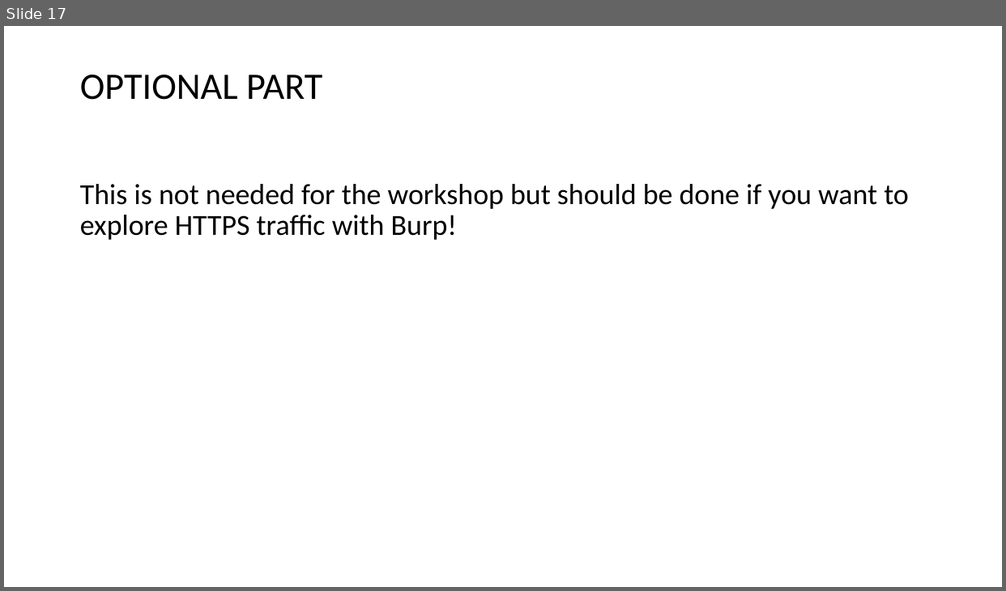
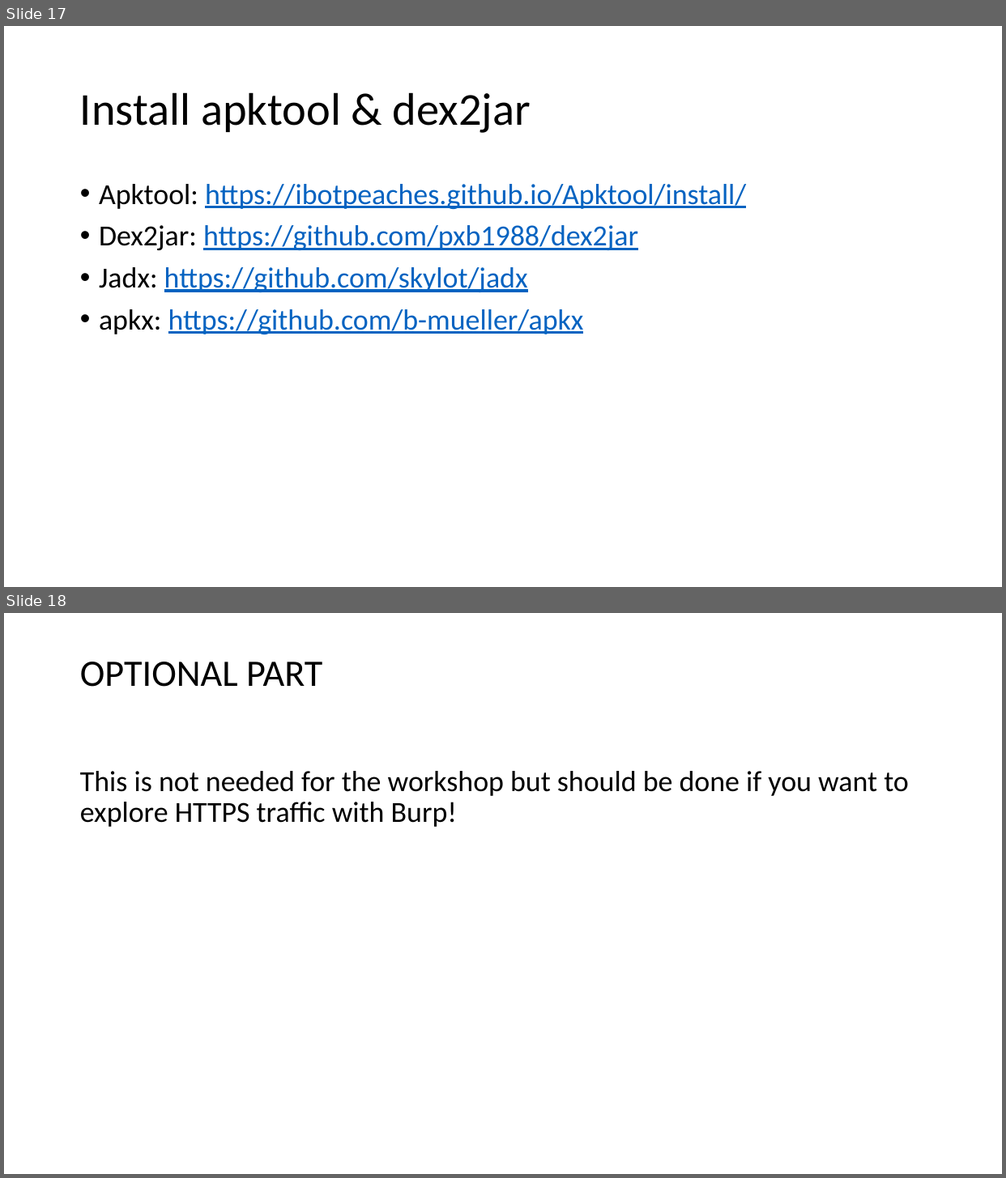
Before and after one commit to b0bbybaldi/OWASP-Bay-Area, a slide deck: Preparation-Bay-Area-Workshop.pptx. Shown one above the other, each under a label of ours: slide 17 before the commit, slides 17 and 18 after it. The pictures are 1006x591 and 1006x1178 pixels, drawn with LibreOffice and Linux fonts; fonts in the diff are those of the drawing. Boxes give left, top, right and bottom in pixels: in the first picture for what was removed or moved away, otherwise in the second. Text is boxed around its words. In the diff, an @@ line names an element or a change of style, - is before the commit and + after.

```diff
--- a/Preparation-Bay-Area-Workshop.pptx
+++ b/Preparation-Bay-Area-Workshop.pptx
@@ slide 17 added at (x1=4, y1=26, x2=1002, y2=587), background #FFFFFF @@
@@ title added at (x1=80, y1=92, x2=530, y2=133), 44 pt, text #000000 @@
+Install apktool & dex2jar
@@ text added at (x1=99, y1=184, x2=746, y2=335), 28 pt, text #0563C1, underline @@
+• Apktool: https://ibotpeaches.github.io/Apktool/install/
+• Dex2jar: https://github.com/pxb1988/dex2jar
+• Jadx: https://github.com/skylot/jadx
+• apkx: https://github.com/b-mueller/apkx
@@ what was slide 17 is now slide 18 @@
```
Also in this commit, not shown: 3 slides changed.
